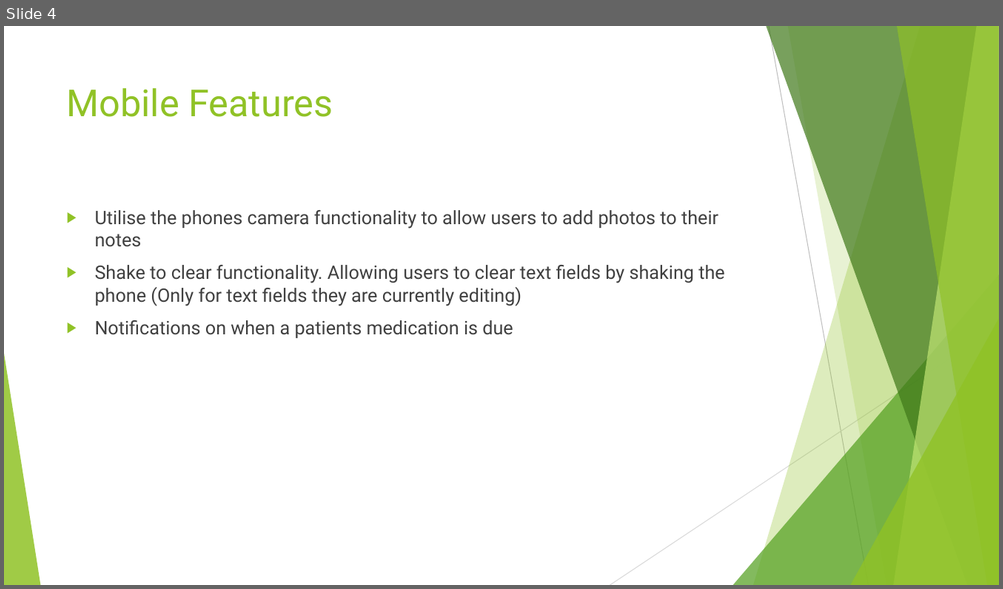
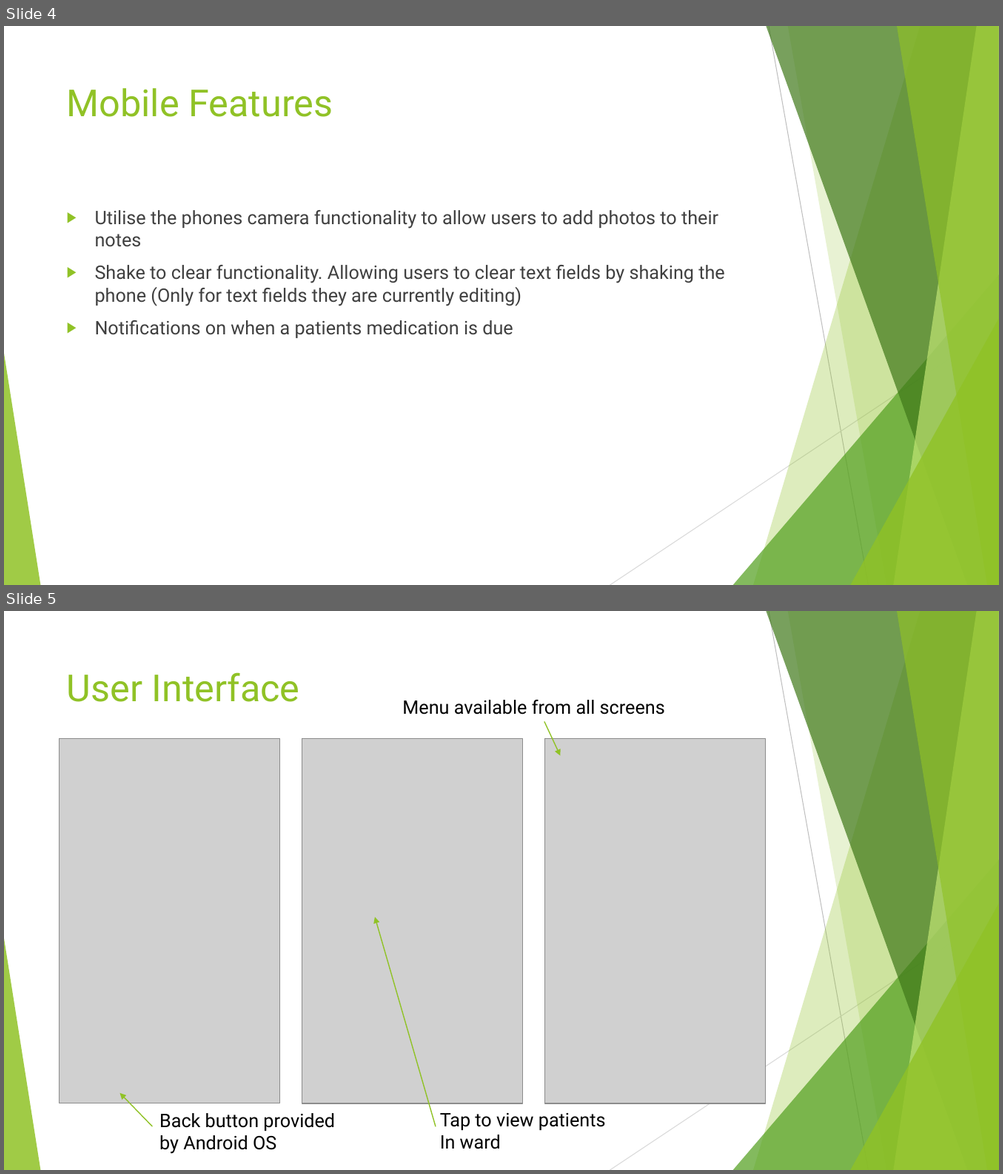
Before and after one commit to jjvanvuren/MediClip, a slide deck: MediClip Presentation.pptx. Shown one above the other, each under a label of ours: slide 4 before the commit, slides 4 and 5 after it. The pictures are 1003x589 and 1003x1174 pixels, drawn with LibreOffice and Linux fonts; fonts in the diff are those of the drawing; grey boxes stand for pictures. Boxes give left, top, right and bottom in pixels: in the first picture for what was removed or moved away, otherwise in the second. Text is boxed around its words. In the diff, an @@ line names an element or a change of style, - is before the commit and + after.

```diff
--- a/MediClip Presentation.pptx
+++ b/MediClip Presentation.pptx
@@ slide 5 added at (x1=4, y1=611, x2=999, y2=1170), background #FFFFFF; not listed: 10 template elements that a slide beside it also shows @@
@@ title added at (x1=67, y1=672, x2=300, y2=702), 36 pt, text #90C226 @@
+User Interface
@@ text added at (x1=402, y1=700, x2=665, y2=715), 18 pt, text #000000 @@
+Menu available from all screens
@@ picture added at (x1=60, y1=738, x2=280, y2=1104) @@
@@ picture added at (x1=301, y1=738, x2=523, y2=1104) @@
@@ picture added at (x1=544, y1=738, x2=765, y2=1104) @@
@@ arrow added from (544, 722) to (560, 756), #90C226 1 pt @@
@@ arrow added from (435, 1127) to (375, 917), #90C226 1 pt @@
@@ arrow added from (153, 1127) to (119, 1093), #90C226 1 pt @@
@@ text added at (x1=159, y1=1113, x2=335, y2=1154), 18 pt, text #000000 @@
+Back button provided
+by Android OS
@@ text added at (x1=440, y1=1113, x2=606, y2=1150), 18 pt, text #000000 @@
+Tap to view patients
+In ward
```
Also in this commit, not shown: 1 slide changed, 2 other slides added.
